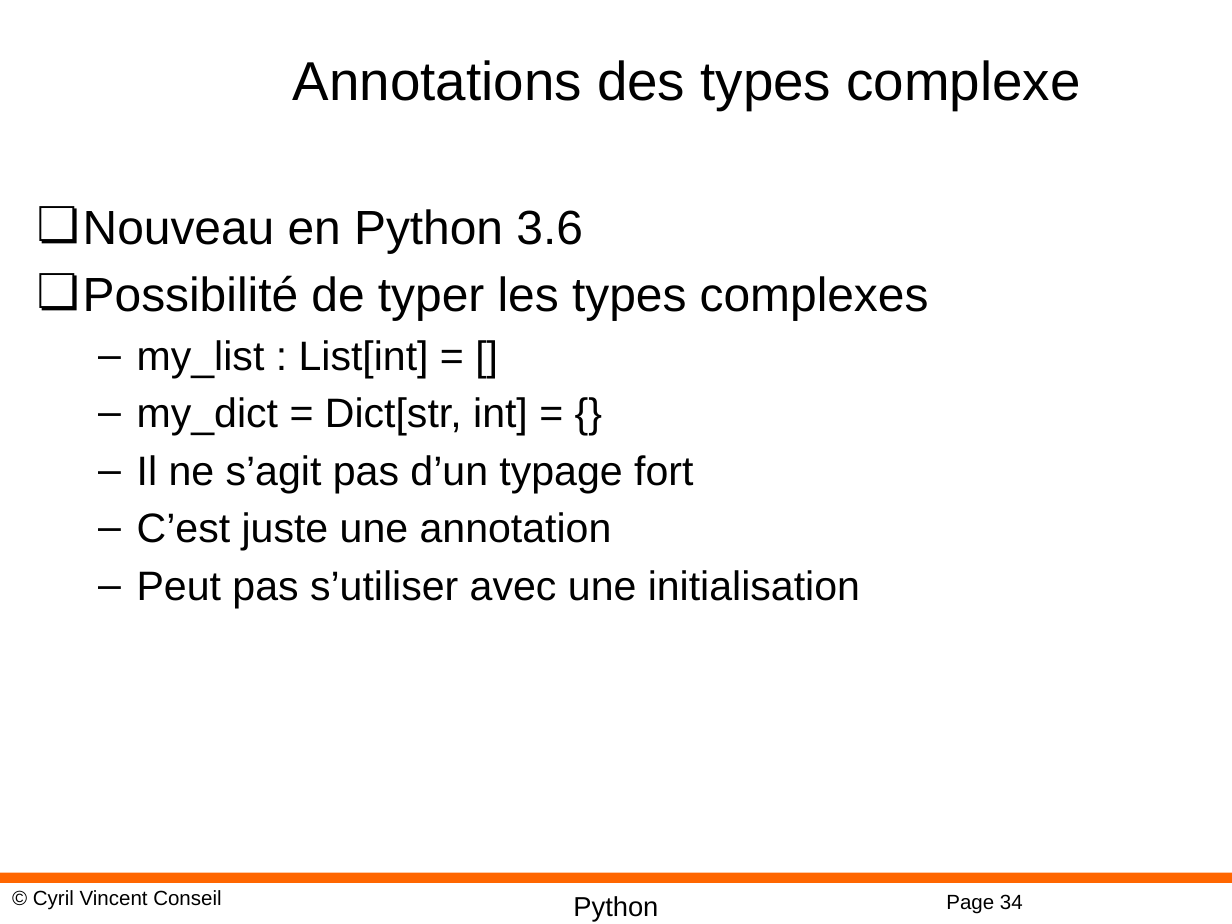
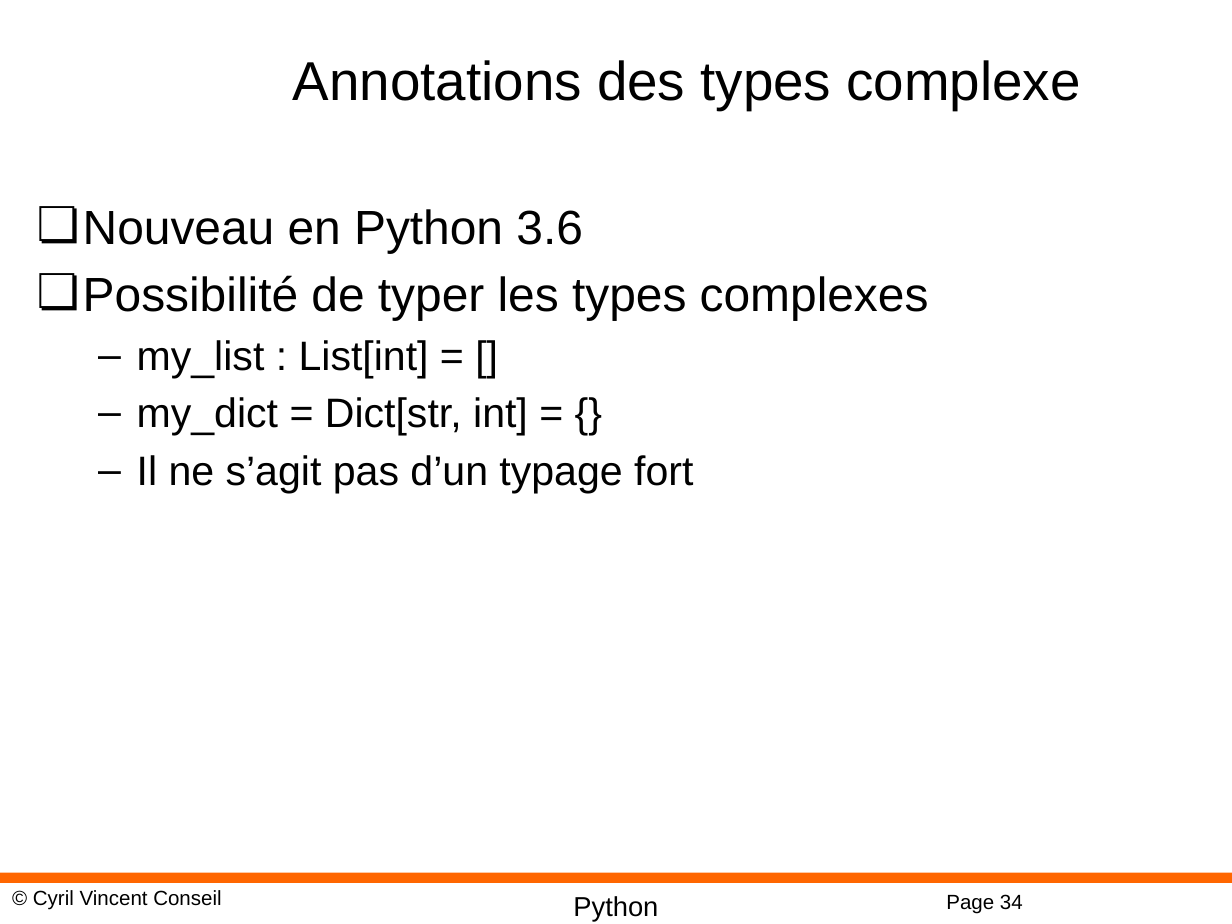
Before and after one commit to cyrilvincent/oo, a slide deck: slide 34 of PPT/PythonOO03-OO.pptx. Drawn at 1232x924 pixels with LibreOffice and Linux fonts; fonts in the diff are those of the drawing; background and template pictures are left out. Boxes give left, top, right and bottom in pixels: in the first picture for what was removed or moved away, otherwise in the second. Text is boxed around its words. In the diff, an @@ line names an element or a change of style, - is before the commit and + after.

```diff
--- a/PPT/PythonOO03-OO.pptx
+++ b/PPT/PythonOO03-OO.pptx
@@ text at [137, 512, 860, 608]: paragraphs removed @@
-  – C’est juste une annotation
-  – Peut pas s’utiliser avec une initialisation
```
Also in this commit, not shown: 1 other slide changed, 2 other files.
